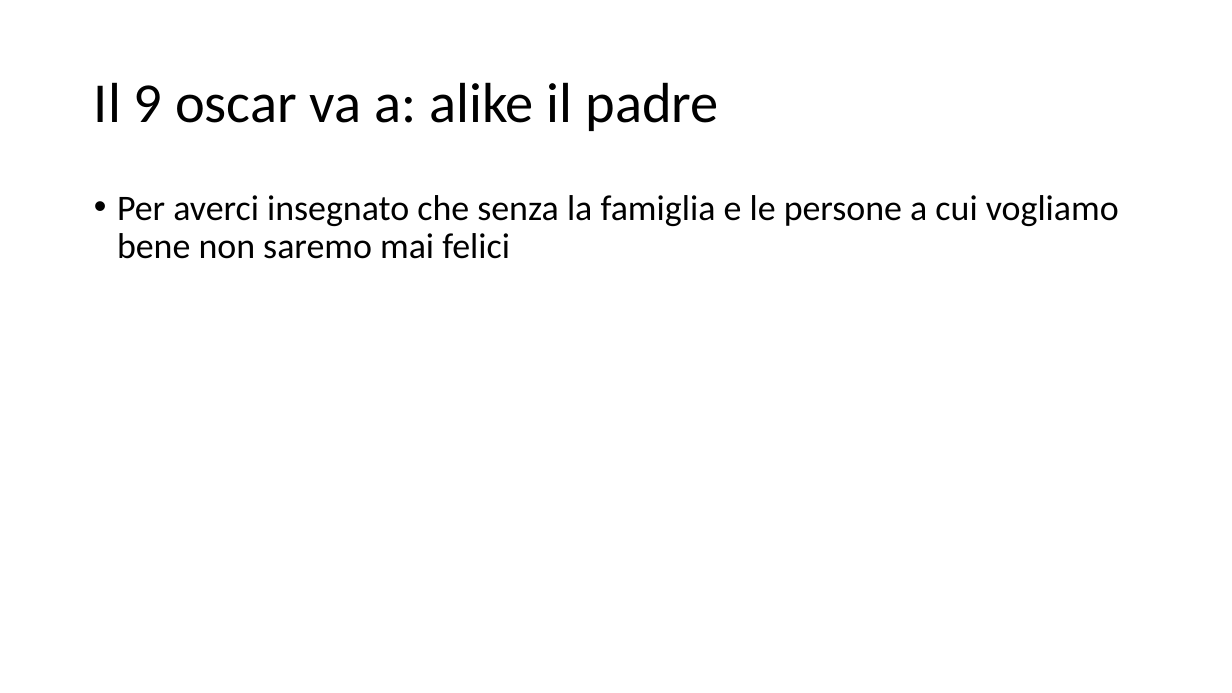
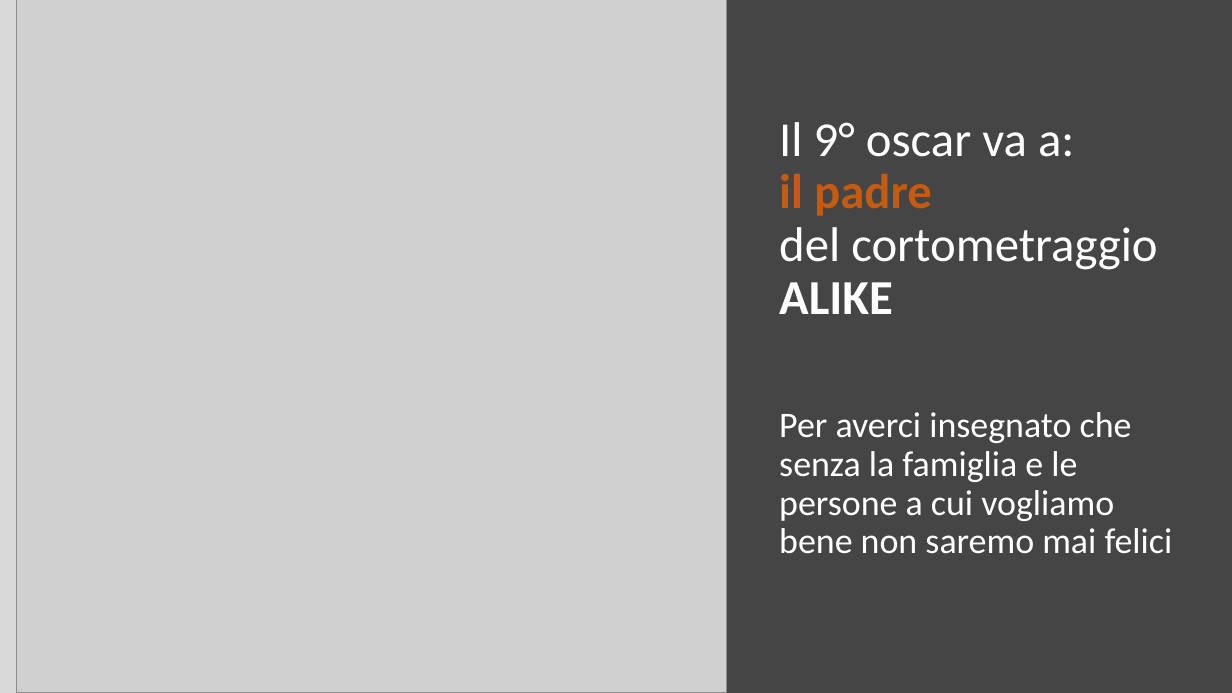
Before and after one commit to yungestdev/pptx, a slide deck: slide 3 of Oscar Night.pptx (slide 4 before the commit). Drawn at 1232x693 pixels with LibreOffice and Linux fonts; fonts in the diff are those of the drawing; grey boxes stand for pictures. Boxes give left, top, right and bottom in pixels: in the first picture for what was removed or moved away, otherwise in the second. Text is boxed around its words. In the diff, an @@ line names an element or a change of style, - is before the commit and + after.

```diff
--- a/Oscar Night.pptx
+++ b/Oscar Night.pptx
@@ background #FFFFFF to #454545 @@
@@ freeform shape added at box(0, 0, 726, 693), fill #FFFFFF at 80% opacity @@
@@ picture added at box(16, 0, 726, 693) @@
@@ title "Il 9° oscar va a: ..." at box(779, 122, 1157, 314): vertical alignment middle to bottom @@
@@ title at box(779, 122, 1157, 314): text changed; size 44 to 38 pt; text colour #000000 to #FFFFFF @@
-Il 9 oscar va a: alike il padre
+Il 9° oscar va a:
+il padre
+del cortometraggio ALIKE
@@ text "Per averci insegnato che senza ...": place and size @@
-text "Per averci insegnato che senza ..." at box(117, 195, 1119, 259)
+text "Per averci insegnato che senza ..." at box(779, 412, 1173, 554)
@@ text "Per averci insegnato che senza ..." at box(779, 412, 1173, 554): text colour #000000 to #FFFFFF; bullet • to none @@
```
Also in this commit, not shown: 10 other slides changed, 1 slide removed.
